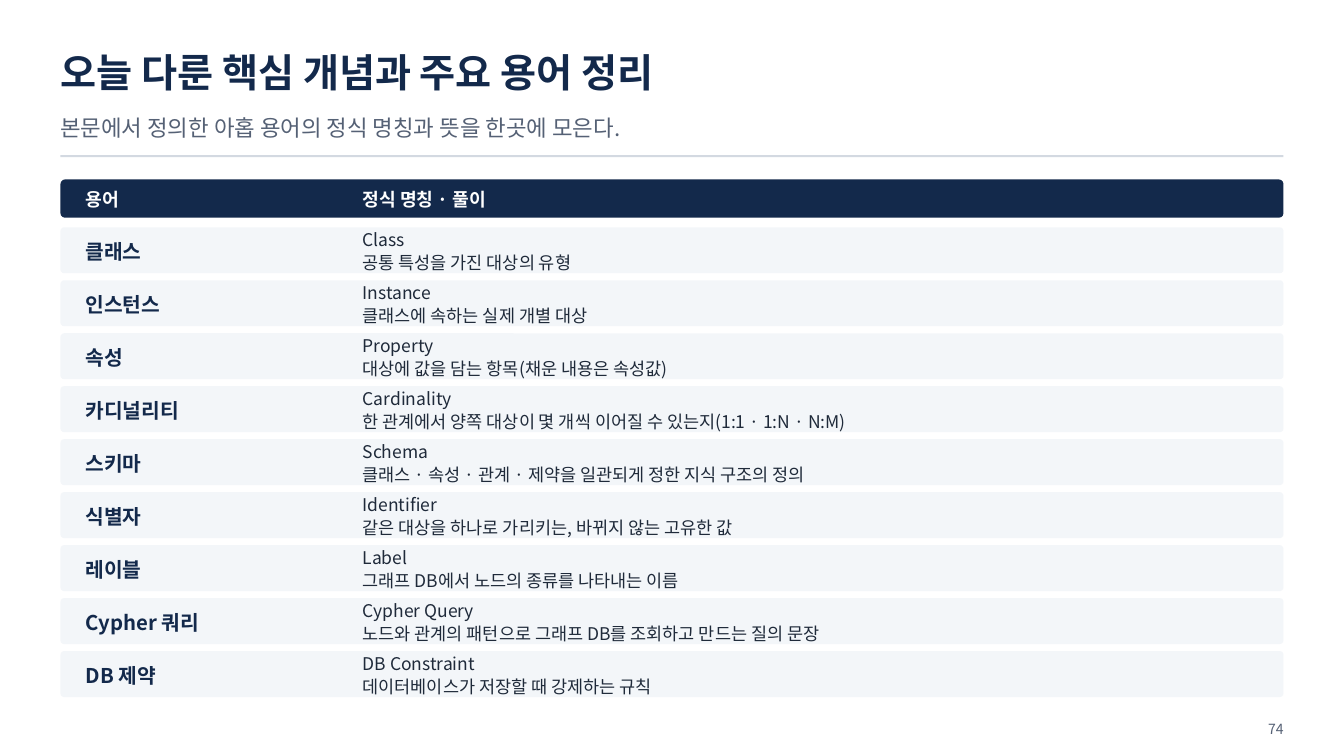
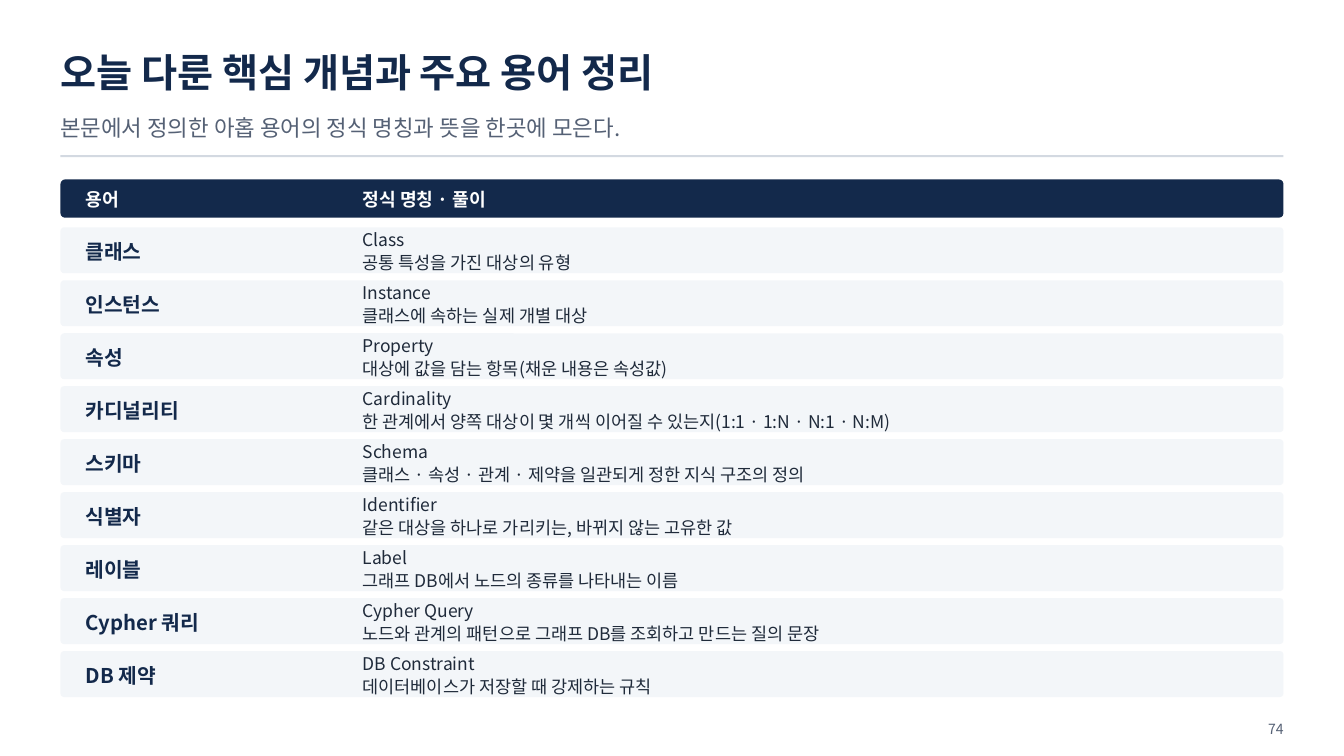
Before and after one commit to uengine-oss/hyd-iot-edu, a slide deck: slide 74 of workspace/강의제작/산출물/통합반/이론/02회차/통합반_02일차.pptx. Drawn at 1344x756 pixels with LibreOffice and Linux fonts; fonts in the diff are those of the drawing. Boxes give left, top, right and bottom in pixels: in the first picture for what was removed or moved away, otherwise in the second. Text is boxed around its words. In the diff, an @@ line names an element or a change of style, - is before the commit and + after.

```diff
--- a/workspace/강의제작/산출물/통합반/이론/02회차/통합반_02일차.pptx
+++ b/workspace/강의제작/산출물/통합반/이론/02회차/통합반_02일차.pptx
@@ text at [363,413,891,432]: text changed @@
-한 관계에서 양쪽 대상이 몇 개씩 이어질 수 있는지(1:1 · 1:N · N:M)
+한 관계에서 양쪽 대상이 몇 개씩 이어질 수 있는지(1:1 · 1:N · N:1 · N:M)
```
Also in this commit, not shown: 1 other slide changed, 15 other files.
